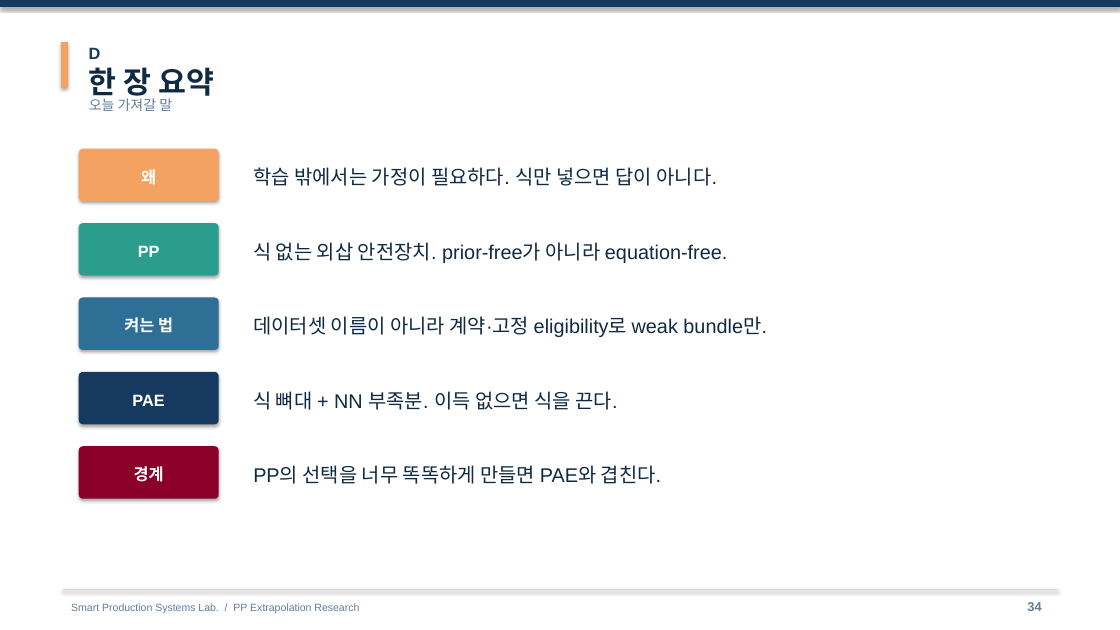
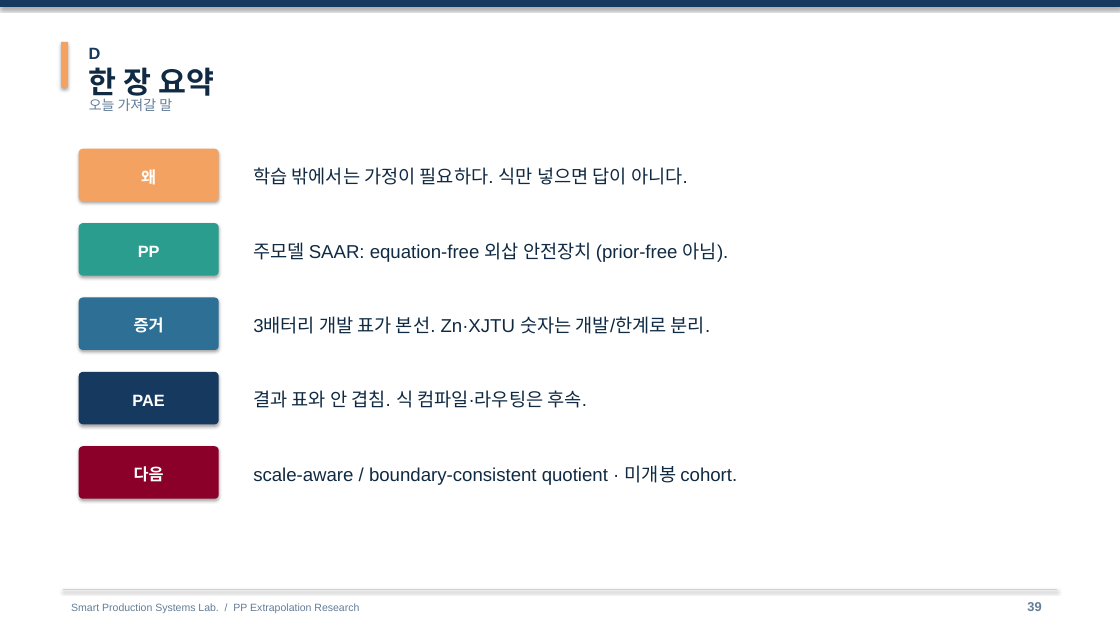
Before and after one commit to amumujs-create/pp-extrapolation, a slide deck: slide 39 of slides/pp_research/PP_Research_Detailed_v2.pptx (slide 34 before the commit). Drawn at 1120x630 pixels with LibreOffice and Linux fonts; fonts in the diff are those of the drawing. Boxes give left, top, right and bottom in pixels: in the first picture for what was removed or moved away, otherwise in the second. Text is boxed around its words. In the diff, an @@ line names an element or a change of style, - is before the commit and + after.

```diff
--- a/slides/pp_research/PP_Research_Detailed_v2.pptx
+++ b/slides/pp_research/PP_Research_Detailed_v2.pptx
@@ text "학습 밖에서는 가정이 필요하다. 식만 ..." at (x1=253, y1=167, x2=688, y2=185): size 17 to 16 pt @@
@@ text at (x1=253, y1=242, x2=729, y2=262): text changed; size 17 to 16 pt @@
-식 없는 외삽 안전장치. prior-free가 아니라 equation-free.
+주모델 SAAR: equation-free 외삽 안전장치 (prior-free 아님).
@@ text at (x1=134, y1=317, x2=164, y2=333): text changed @@
-켜는 법
+증거
@@ text at (x1=253, y1=316, x2=710, y2=334): text changed; size 17 to 16 pt @@
-데이터셋 이름이 아니라 계약·고정 eligibility로 weak bundle만.
+3배터리 개발 표가 본선. Zn·XJTU 숫자는 개발/한계로 분리.
@@ text at (x1=253, y1=390, x2=587, y2=408): text changed; size 17 to 16 pt @@
-식 뼈대 + NN 부족분. 이득 없으면 식을 끈다.
+결과 표와 안 겹침. 식 컴파일·라우팅은 후속.
@@ text at (x1=134, y1=466, x2=164, y2=482): text changed @@
-경계
+다음
@@ text at (x1=253, y1=465, x2=737, y2=485): text changed; size 17 to 16 pt @@
-PP의 선택을 너무 똑똑하게 만들면 PAE와 겹친다.
+scale-aware / boundary-consistent quotient · 미개봉 cohort.
@@ text at (x1=1027, y1=602, x2=1041, y2=611): text changed @@
-34
+39
```
Also in this commit, not shown: 45 other slides changed, 5 slides added, 2 other files.
